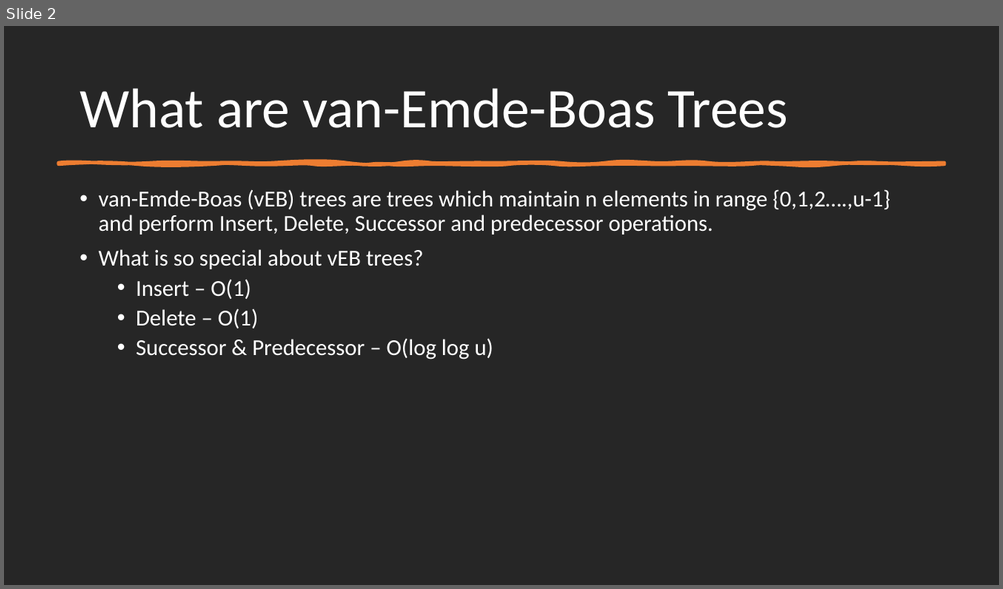
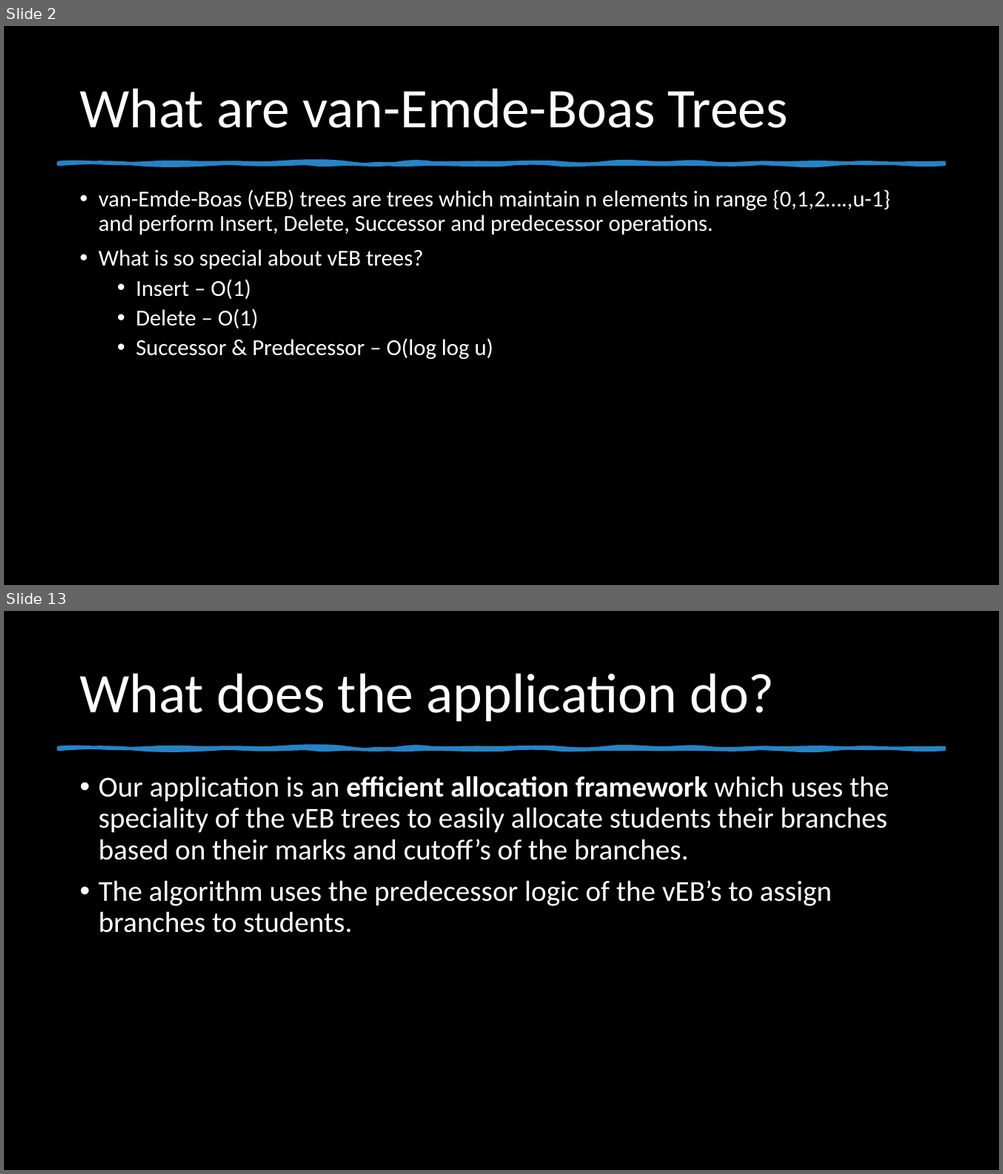
Before and after one commit to drdholu/van-Emde-Boas, a slide deck: vEB Allocation Framework.pptx. Shown one above the other, each under a label of ours: slide 2 before the commit, slides 2 and 13 after it; the slides between them are not shown. The pictures are 1003x589 and 1003x1174 pixels, drawn with LibreOffice and Linux fonts; fonts in the diff are those of the drawing. Boxes give left, top, right and bottom in pixels: in the first picture for what was removed or moved away, otherwise in the second. Text is boxed around its words. In the diff, an @@ line names an element or a change of style, - is before the commit and + after.

```diff
--- a/vEB Allocation Framework.pptx
+++ b/vEB Allocation Framework.pptx
@@ slide 13 added at (x1=4, y1=611, x2=999, y2=1170), background #000000 @@
@@ title added at (x1=79, y1=673, x2=774, y2=722), 54 pt, text #FFFFFF @@
+What does the application do?
@@ freeform shape added at (x1=59, y1=748, x2=944, y2=749), fill #2683C6, outline #2683C6 3.25 pt @@
@@ text added at (x1=99, y1=776, x2=888, y2=933), 28 pt, text #FFFFFF @@
+• Our application is an efficient allocation framework which uses the speciality of the vEB trees to easily allocate students their branches based on their marks and cutoff’s of the branches.
+• The algorithm uses the predecessor logic of the vEB’s to assign branches to students.
@@ slide 2 changed as well @@
@@ background #262626 to #000000 @@
@@ freeform shape at (x1=59, y1=163, x2=944, y2=164): fill #ED7D31 to #2683C6; outline #ED7D31 3.25 pt to #2683C6 3.25 pt @@
```
Also in this commit, not shown: 8 other slides changed, 5 other slides added, 5 other files.
